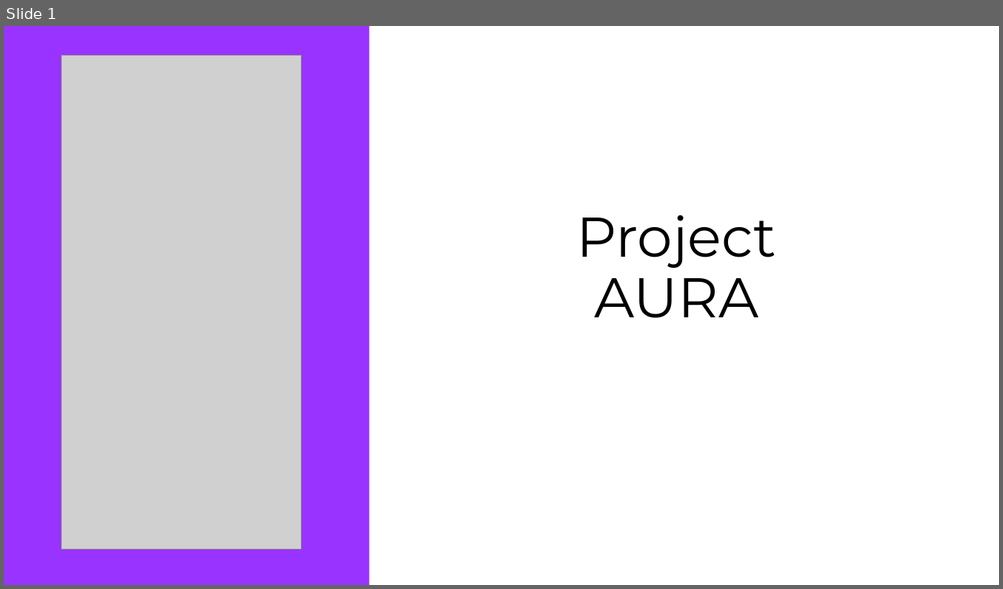
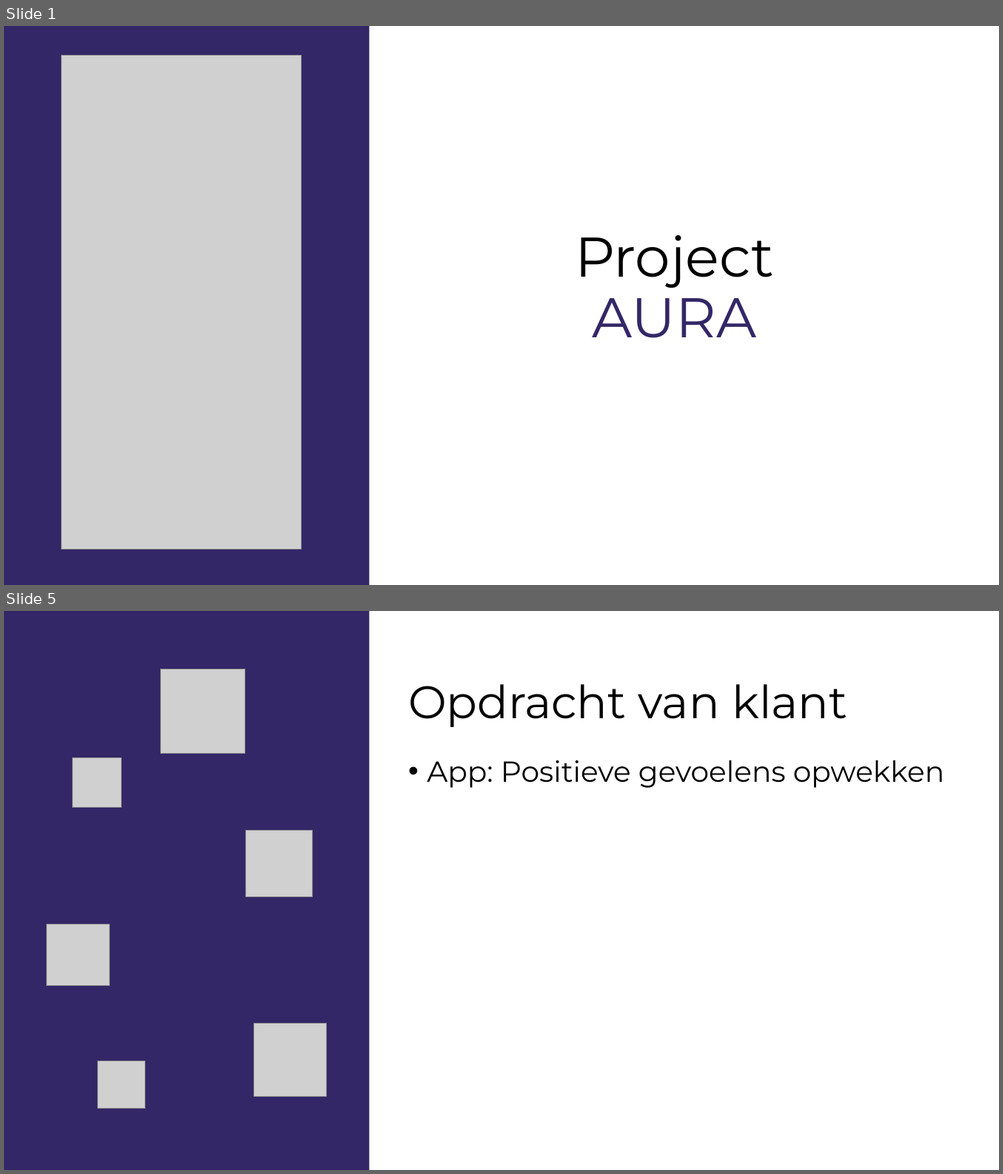
Before and after one commit to gdmgent-1819-mobdev2/positive-design-project-aura, a slide deck: research/AURA.pptx. Shown one above the other, each under a label of ours: slide 1 before the commit, slides 1 and 5 after it; the slides between them are not shown. The pictures are 1003x589 and 1003x1174 pixels, drawn with LibreOffice and Linux fonts; fonts in the diff are those of the drawing; grey boxes stand for pictures. Boxes give left, top, right and bottom in pixels: in the first picture for what was removed or moved away, otherwise in the second. Text is boxed around its words. In the diff, an @@ line names an element or a change of style, - is before the commit and + after.

```diff
--- a/research/AURA.pptx
+++ b/research/AURA.pptx
@@ slide 5 added at box(4, 611, 999, 1170), background #FFFFFF @@
@@ rectangle added at box(4, 611, 370, 1170), fill #332767 @@
@@ picture added at box(161, 669, 245, 754) @@
@@ title added at box(408, 684, 848, 727), 44 pt, text #000000 @@
+Opdracht van klant
@@ picture added at box(73, 758, 122, 807) @@
@@ text added at box(427, 760, 944, 788), 28 pt, text #000000 @@
+• App: Positieve gevoelens opwekken
@@ picture added at box(246, 830, 313, 897) @@
@@ picture added at box(46, 924, 109, 986) @@
@@ picture added at box(254, 1024, 327, 1096) @@
@@ picture added at box(97, 1062, 145, 1110) @@
@@ slide 1 changed as well @@
@@ rectangle at box(4, 26, 370, 585): fill #9933FF to #332767 @@
@@ title "Project AURA": place and size @@
-title "Project AURA" at box(577, 215, 776, 318)
+title "Project AURA" at box(575, 235, 774, 338)
@@ title "Project AURA" at box(575, 235, 774, 338): text colour #000000 to #332767 in "AURA" @@
```
Also in this commit, not shown: 1 other slide changed, 2 other slides added, 3 slides removed, 6 other files.
